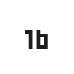
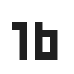
Revision of a layered 74px x 74px image; what changed, layer by layer:
painted on "16" over [12, 22, 58, 60]
